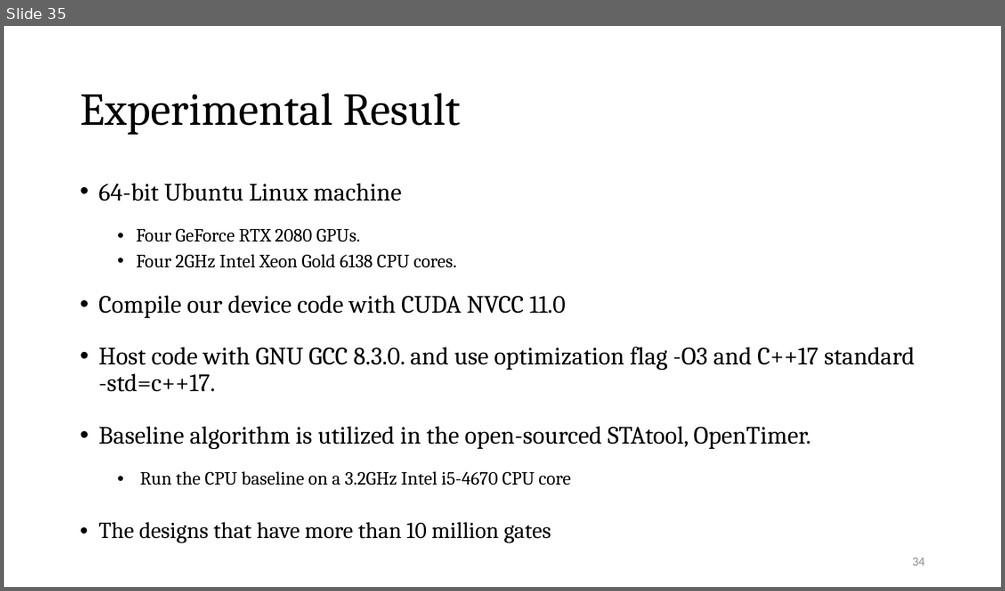
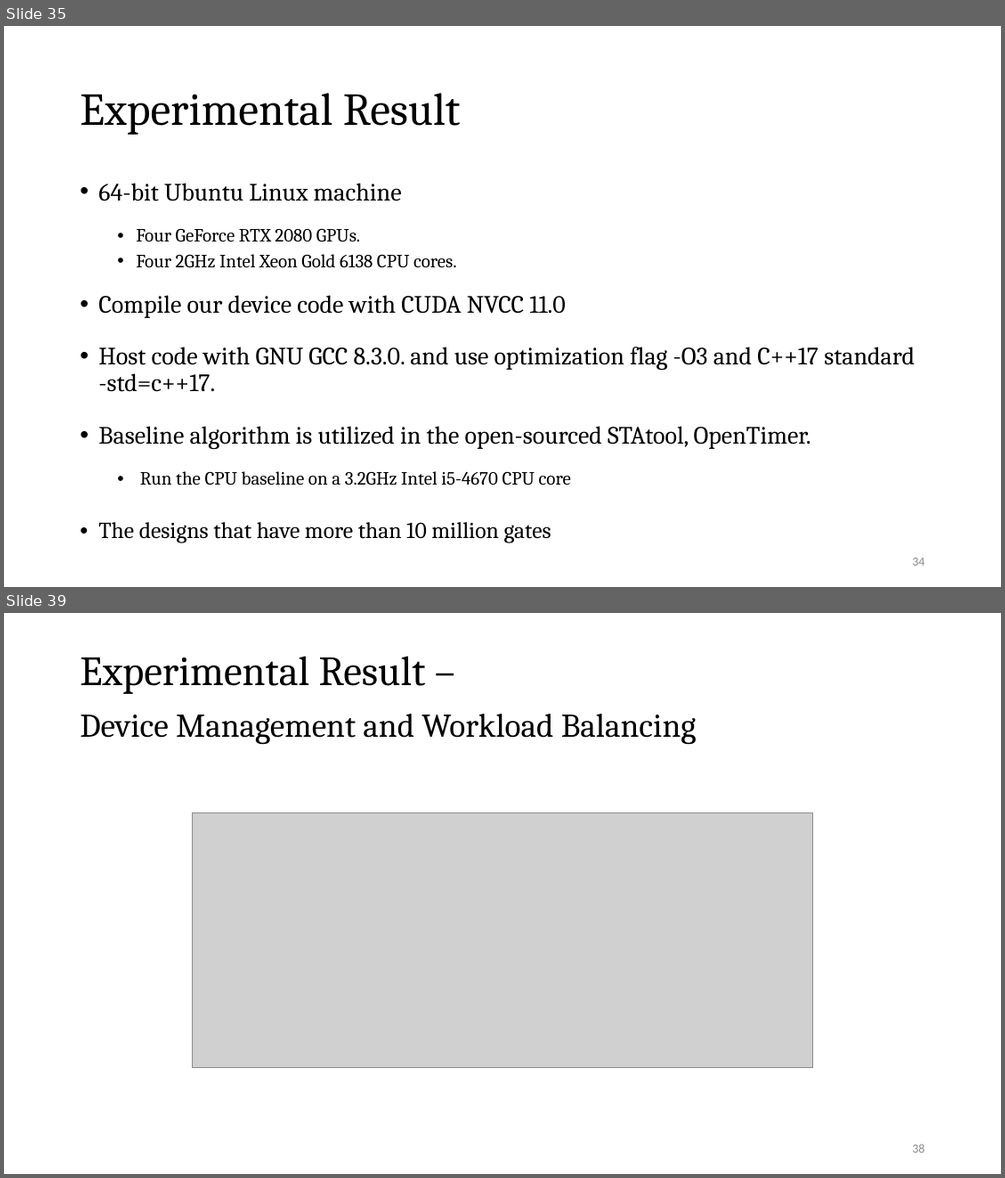
Before and after one commit to Pacific-Feng-Studuies/Studied-Papers, a slide deck: GM/Partition/Fast STA Graph Partitioning Framework for Multi-GPU Acceleration/Fast STA Graph Partitioning Framework for Multi-GPU Acceleration.pptx. Shown one above the other, each under a label of ours: slide 35 before the commit, slides 35 and 39 after it; the slides between them are not shown. The pictures are 1005x591 and 1005x1178 pixels, drawn with LibreOffice and Linux fonts; fonts in the diff are those of the drawing; grey boxes stand for pictures. Boxes give left, top, right and bottom in pixels: in the first picture for what was removed or moved away, otherwise in the second. Text is boxed around its words. In the diff, an @@ line names an element or a change of style, - is before the commit and + after.

```diff
--- a/GM/Partition/Fast STA Graph Partitioning Framework for Multi-GPU Acceleration/Fast STA Graph Partitioning Framework for Multi-GPU Acceleration.pptx
+++ b/GM/Partition/Fast STA Graph Partitioning Framework for Multi-GPU Acceleration/Fast STA Graph Partitioning Framework for Multi-GPU Acceleration.pptx
@@ slide 39 added at (4,613,1001,1174), background #FFFFFF @@
@@ title added at (80,656,696,745), 32 pt, text #000000 @@
+Experimental Result –
+Device Management and Workload Balancing
@@ picture added at (193,812,813,1068) @@
@@ page number added at (912,1143,924,1152), 12 pt, text #8C8C8C @@
+38
```
Also in this commit, not shown: 7 slides changed, 5 other slides added, 1 other file.
